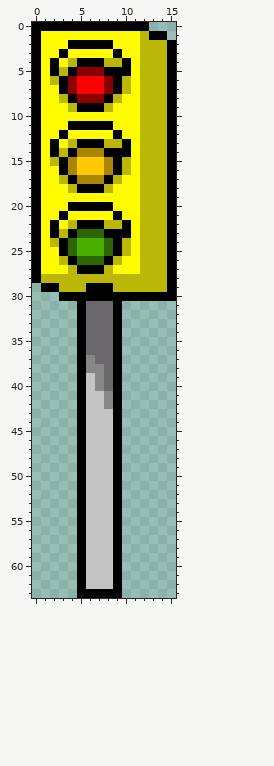
A pixel-art sprite gets an edit: PandemicProtection/Assets/Sprites/TrafficLight.png. That is the earlier state.
The file is 96x384 pixels, drawn in blocks of 6x6; one block is one cell here. Colours within 5 levels of each other are drawn and written as one.
Now the later version:
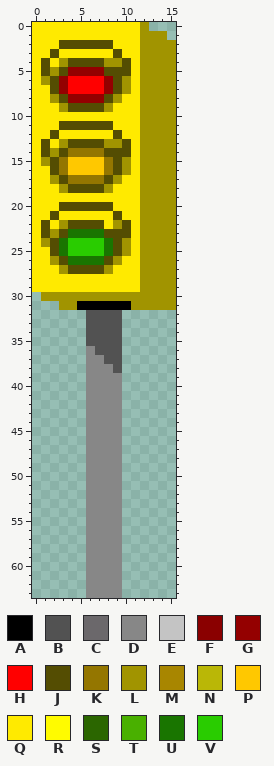
Palette (. is transparent): A #000000  B #525252  C #6b686b  D #878787  E #c4c4c4  F #8a0000  G #940000  H #ff0000  J #544d02  K #947600  L #a19400  M #a88600  N #bab706  P #ffc800  Q #ffea00  R #fffb00  S #2b6600  T #49b000  U #197500  V #29cc00
Change:
Changed rows in their new state; - is an unchanged pixel.
first column x 0:
 0 QQQQQQQQQQQQL---
 1 QQQQQQQQQQQQLLL-
 2 QQQJJJJJJQQQLLLL
 3 QQJQQQQQQJQQLLLL
 4 QJQLJJJJLLJQLLLL
 5 QJLJGGGGJJJQLLLL
 6 QLJGH---GJLQLLLL
 7 QQJGH---GJLQLLLL
 8 QQLJGGGGJLQQLLLL
 9 QQQLJJJJLQQQLLLL
10 QQQQQQQQQQQQLLLL
11 QQQJJJJJJQQQLLLL
12 QQJQQQQQQJQQLLLL
13 QJQLJJJJLLJQLLLL
14 QJLJKKKKJJJQLLLL
15 QLJKP---KJLQLLLL
16 QQJKP---KJLQLLLL
17 QQLJKKKKJLQQLLLL
18 QQQLJJJJLQQQLLLL
19 QQQQQQQQQQQQLLLL
20 QQQJJJJJJQQQLLLL
21 QQJQQQQQQJQQLLLL
22 QJQLJJJJQLJQLLLL
23 QJLJUUUUJJJQLLLL
24 QLJUVVVVUJLQLLLL
25 QQJUVVVVUJLQLLLL
26 QQLJUUUUJLQQLLLL
27 QQQLJJJJLQQQLLLL
28 QQQQQQQQQQQQLLLL
29 QQQQQQQQQQQQLLLL
30 -LLLLLLLLLLLLLLL
31 ---LL-AAA-ALLLLL
32 -----.BBBB------
33 -----.BBBB------
34 -----.BBBB------
35 -----.BBBB------
36 -----.DBBB------
37 -----.-DBB------
38 -----.--DB------
39 -----.D-DD------
40 -----.D-DD------
41 -----.DD-D------
42 -----.DD-D------
43 -----.DDDD------
44 -----.DDDD------
45 -----.DDDD------
46 -----.DDDD------
47 -----.DDDD------
48 -----.DDDD------
49 -----.DDDD------
50 -----.DDDD------
51 -----.DDDD------
52 -----.DDDD------
53 -----.DDDD------
54 -----.DDDD------
55 -----.DDDD------
56 -----.DDDD------
57 -----.DDDD------
58 -----.DDDD------
59 -----.DDDD------
60 -----.DDDD------
61 -----.DDDD------
62 -----.DDDD------
63 -----.DDDD------
Boxes around the changes in both pictures, in picture pixels (x1, y1, x2, y2):
changed: (32, 22, 176, 598)
